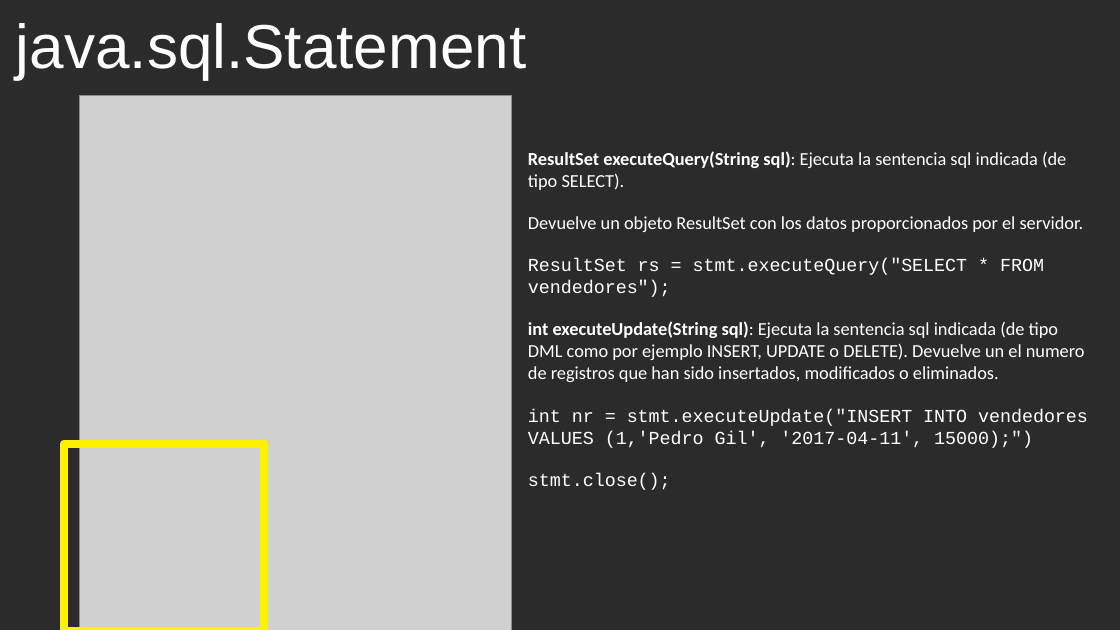
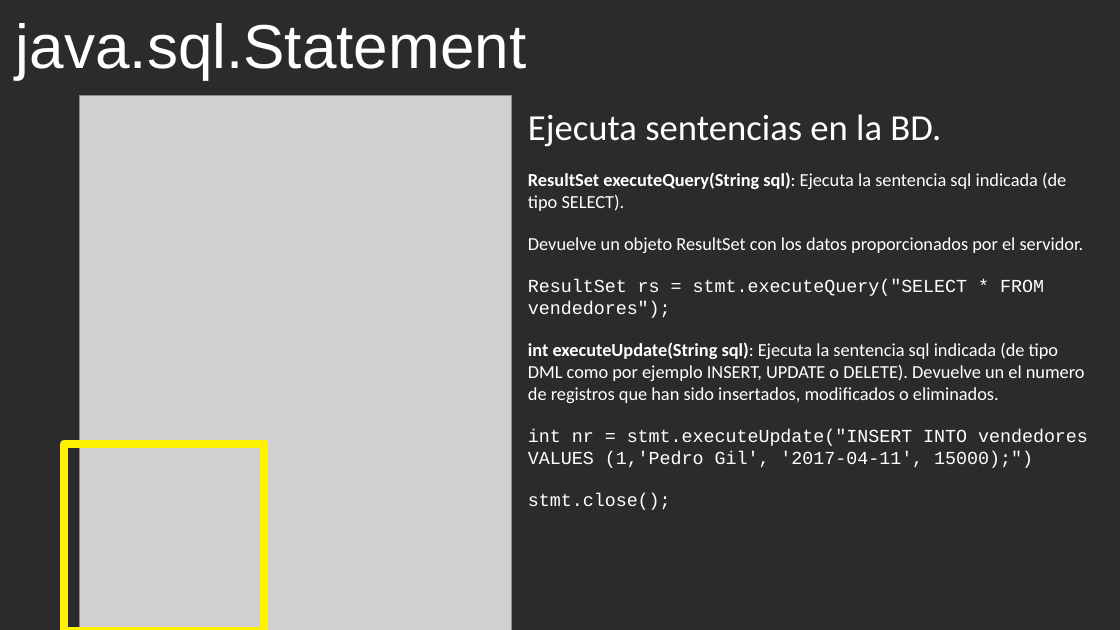
Before and after one commit to cmorenoruiz/ApuntesProgramacion, a slide deck: slide 26 of Unidad 13 Acceso a Bases de Datos/Acceso a BD Presentación para clase.odp (slide 25 before the commit). Drawn at 1120x630 pixels with LibreOffice and Linux fonts; fonts in the diff are those of the drawing; grey boxes stand for pictures; background and template pictures are left out; a plain dark background stands for a picture behind light text. Boxes give left, top, right and bottom in pixels: in the first picture for what was removed or moved away, otherwise in the second. Text is boxed around its words. In the diff, an @@ line names an element or a change of style, - is before the commit and + after.

```diff
--- a/Unidad 13 Acceso a Bases de Datos/Acceso a BD Presentación para clase.odp
+++ b/Unidad 13 Acceso a Bases de Datos/Acceso a BD Presentación para clase.odp
@@ text at bbox=[528, 114, 941, 147]: paragraph added @@
+Ejecuta sentencias en la BD.
@@ text "Ejecuta sentencias en la BD.": place and size @@
-text "Ejecuta sentencias en la BD." at bbox=[528, 151, 1088, 490]
+text "Ejecuta sentencias en la BD." at bbox=[528, 114, 1088, 510]
```
Also in this commit, not shown: 4 other slides changed, 7 slides added, 3 other files.
